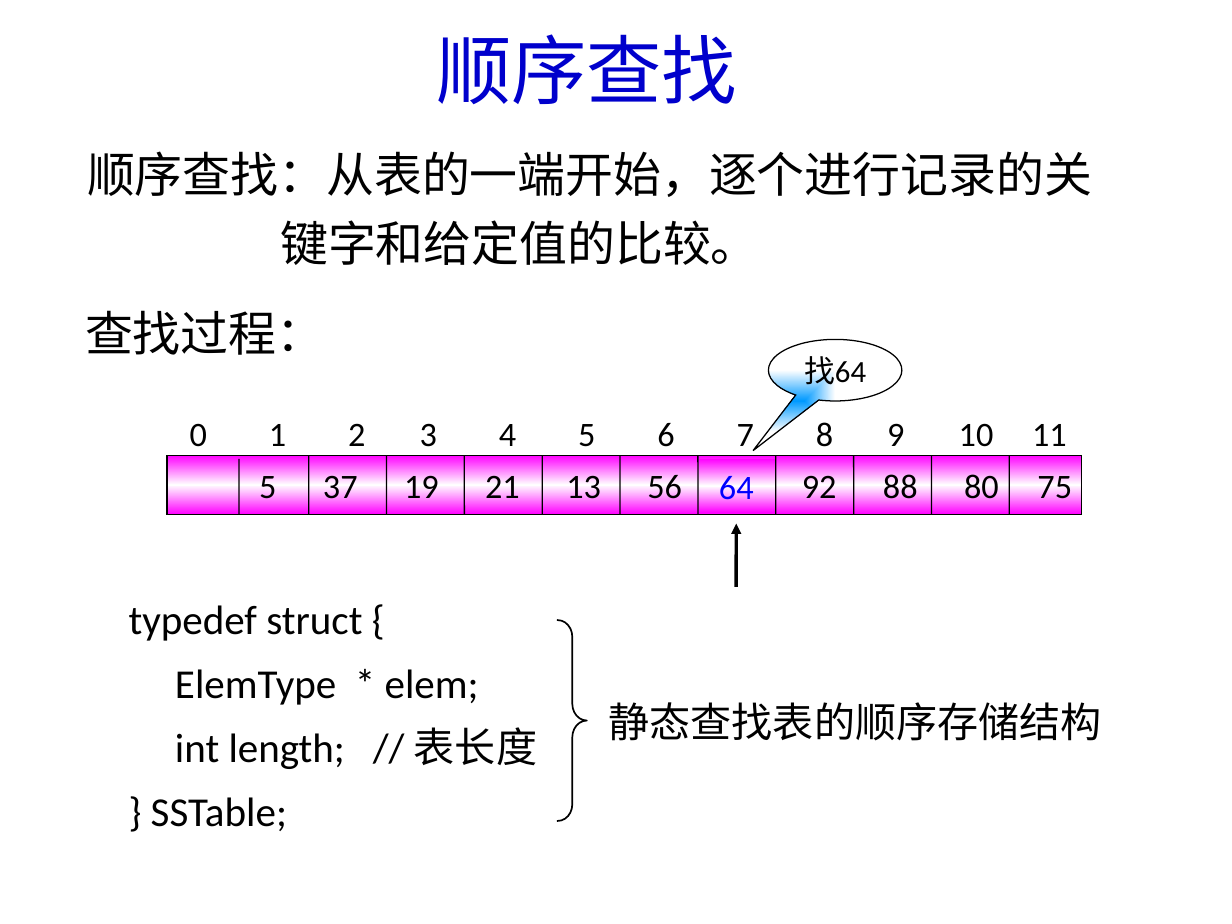
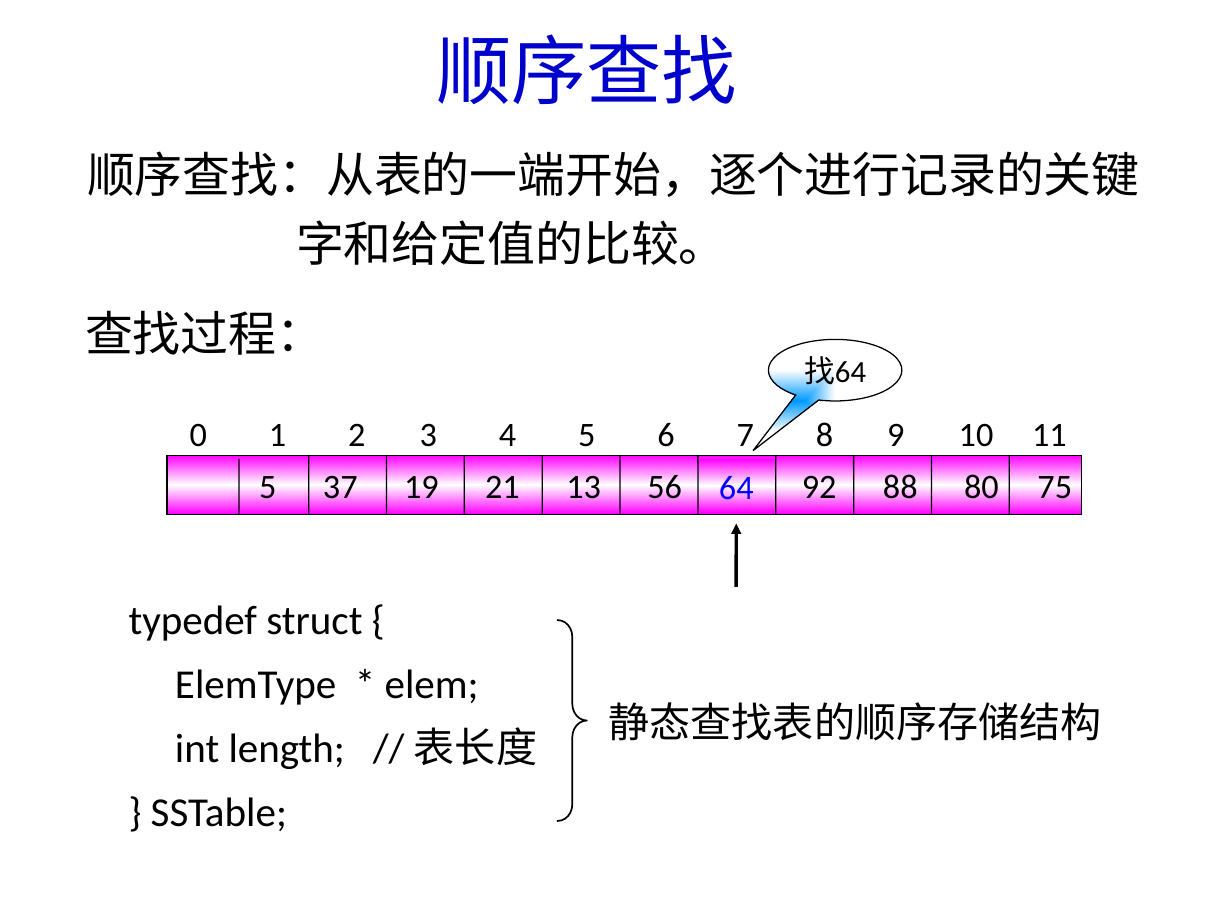
Before and after one commit to Gempittance/Data_Structur_Build, a slide deck: slide 8 of 数据结构PPT/ds9.pptx. Drawn at 1232x924 pixels with LibreOffice and Linux fonts; fonts in the diff are those of the drawing. Boxes give left, top, right and bottom in pixels: in the first picture for what was removed or moved away, otherwise in the second. Text is boxed around its words. In the diff, an @@ line names an element or a change of style, - is before the commit and + after.

```diff
--- a/数据结构PPT/ds9.pptx
+++ b/数据结构PPT/ds9.pptx
@@ text at (87, 151, 1140, 265): text changed @@
-顺序查找：从表的一端开始，逐个进行记录的关
-键字和给定值的比较。
+顺序查找：从表的一端开始，逐个进行记录的关键 字和给定值的比较。
```
Also in this commit, not shown: 19 other slides changed, 5 slides added.
